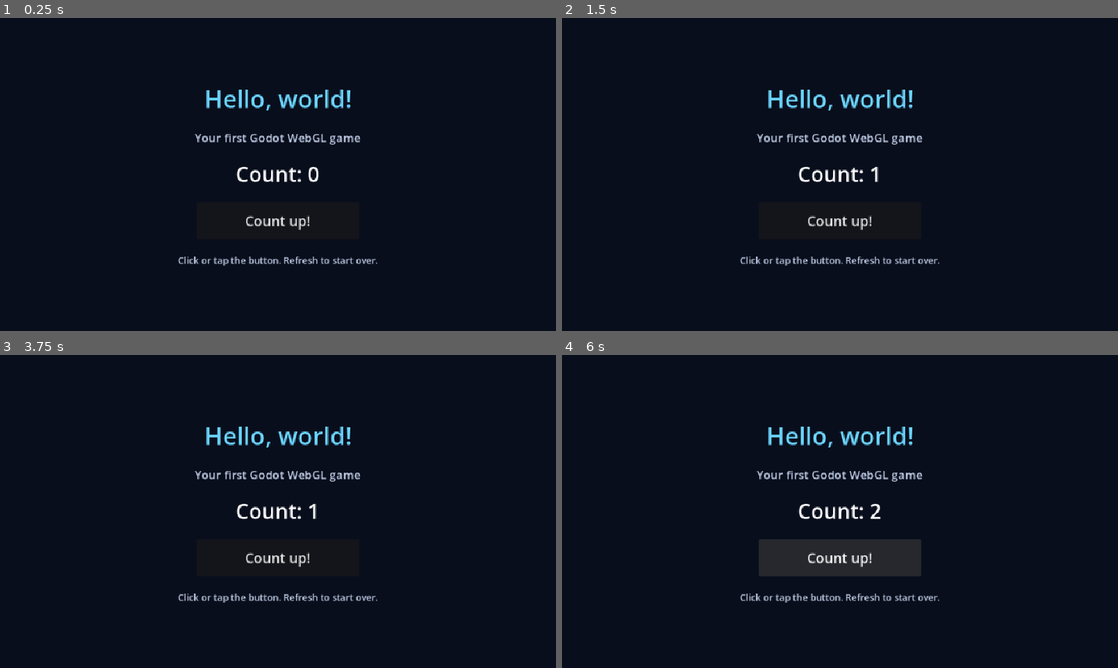
Above: before the commit, frames 1-4 (two rows, left to right).
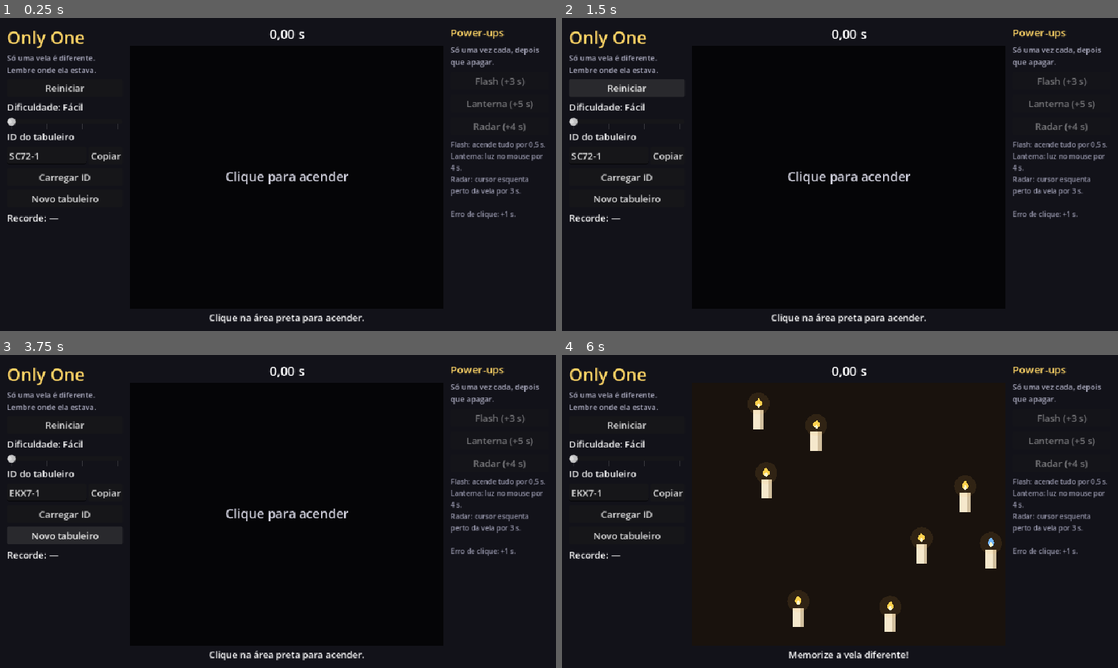
Above: after the commit, the same moments.

Repository: samhk222/samuca-game-jam
Game: Godot game, scene res://scenes/main.tscn
Same seed, same stepped clock (60 frames per second), same inputs: the game is played once before the commit and once after it.
Inputs (mouse positions are in pixels of both pictures, inside the frame that each line leads up to):
- Up to frame 1 (0.25 s): no input
- Up to frame 2 (1.5 s): click (840, 221) at 0.5 s, where only the run before the commit has a clickable "Count up!"; click (628, 86) at 1.25 s, where only the run after the commit has a clickable "Reiniciar"
- Up to frame 3 (3.75 s): click (105, 492) at 2 s, where only the run after the commit has a clickable "Copiar"; click (66, 514) at 2.75 s, where only the run after the commit has a clickable "Carregar ID"; click (66, 536) at 3.5 s, where only the run after the commit has a clickable "Novo tabuleiro"
- Up to frame 4 (6 s): click (628, 423) at 4.25 s, where only the run after the commit has a clickable "Reiniciar"; click (628, 423) at 5 s, where only the run after the commit has a clickable "Reiniciar"; click (840, 558) at 5.75 s, where only the run before the commit has a clickable "Count up!"

The runs differ from the first frame. In frame 1, 6.5% of the frame differs, in the area x 1-98%, y 3-98%; in frame 2, 7.5%; in frame 3, 7.5%; in frame 4, 12%.

Commit message:
feat: build Only One main scene with candle drawing and power-ups
Co-Authored-By: Claude Opus 5.5 <noreply@anthropic.com>

Diff:
--- a/scenes/main.tscn
+++ b/scenes/main.tscn
@@ -1,6 +1,7 @@
-[gd_scene load_steps=2 format=3]
+[gd_scene load_steps=3 format=3]
 
 [ext_resource path="res://scripts/main.gd" type="Script" id="1"]
+[ext_resource path="res://scripts/game/play_area.gd" type="Script" id="2"]
 
 [node name="Main" type="Control"]
 layout_mode = 3
@@ -19,52 +20,152 @@
 grow_horizontal = 2
 grow_vertical = 2
 mouse_filter = 2
-color = Color(0.035, 0.055, 0.11, 1)
+color = Color(0.07, 0.07, 0.1, 1)
 
-[node name="Center" type="CenterContainer" parent="."]
+[node name="Margin" type="MarginContainer" parent="."]
 layout_mode = 1
 anchors_preset = 15
 anchor_right = 1.0
 anchor_bottom = 1.0
 grow_horizontal = 2
 grow_vertical = 2
+theme_override_constants/margin_left = 12
+theme_override_constants/margin_top = 12
+theme_override_constants/margin_right = 12
+theme_override_constants/margin_bottom = 12
 
-[node name="Content" type="VBoxContainer" parent="Center"]
+[node name="Columns" type="HBoxContainer" parent="Margin"]
 layout_mode = 2
-theme_override_constants/separation = 24
+theme_override_constants/separation = 12
 
-[node name="Title" type="Label" parent="Center/Content"]
+[node name="Left" type="VBoxContainer" parent="Margin/Columns"]
+custom_minimum_size = Vector2(200, 0)
 layout_mode = 2
-theme_override_colors/font_color = Color(0.42, 0.84, 1, 1)
-theme_override_font_sizes/font_size = 42
-text = "Hello, world!"
+theme_override_constants/separation = 6
+
+[node name="Title" type="Label" parent="Margin/Columns/Left"]
+layout_mode = 2
+theme_override_colors/font_color = Color(1, 0.84, 0.4, 1)
+theme_override_font_sizes/font_size = 30
+text = "Only One"
+
+[node name="Tagline" type="Label" parent="Margin/Columns/Left"]
+layout_mode = 2
+theme_override_colors/font_color = Color(0.7, 0.7, 0.78, 1)
+theme_override_font_sizes/font_size = 13
+text = "Só uma vela é diferente. Lembre onde ela estava."
+autowrap_mode = 3
+
+[node name="RestartButton" type="Button" parent="Margin/Columns/Left"]
+layout_mode = 2
+text = "Reiniciar"
+
+[node name="LevelLabel" type="Label" parent="Margin/Columns/Left"]
+layout_mode = 2
+text = "Dificuldade: Fácil"
+
+[node name="LevelSlider" type="HSlider" parent="Margin/Columns/Left"]
+layout_mode = 2
+max_value = 3.0
+rounded = true
+tick_count = 4
+ticks_on_borders = true
+
+[node name="IdLabel" type="Label" parent="Margin/Columns/Left"]
+layout_mode = 2
+text = "ID do tabuleiro"
+
+[node name="IdRow" type="HBoxContainer" parent="Margin/Columns/Left"]
+layout_mode = 2
+
+[node name="IdEdit" type="LineEdit" parent="Margin/Columns/Left/IdRow"]
+layout_mode = 2
+size_flags_horizontal = 3
+max_length = 8
+
+[node name="CopyButton" type="Button" parent="Margin/Columns/Left/IdRow"]
+layout_mode = 2
+text = "Copiar"
+
+[node name="LoadButton" type="Button" parent="Margin/Columns/Left"]
+layout_mode = 2
+text = "Carregar ID"
+
+[node name="NewButton" type="Button" parent="Margin/Columns/Left"]
+layout_mode = 2
+text = "Novo tabuleiro"
+
+[node name="IdError" type="Label" parent="Margin/Columns/Left"]
+visible = false
+layout_mode = 2
+theme_override_colors/font_color = Color(1, 0.4, 0.35, 1)
+text = "ID inválido"
+
+[node name="RecordLabel" type="Label" parent="Margin/Columns/Left"]
+layout_mode = 2
+text = "Recorde: —"
+
+[node name="Center" type="VBoxContainer" parent="Margin/Columns"]
+layout_mode = 2
+size_flags_horizontal = 3
+
+[node name="TimerLabel" type="Label" parent="Margin/Columns/Center"]
+layout_mode = 2
+theme_override_font_sizes/font_size = 22
+text = "0,00 s"
 horizontal_alignment = 1
 
-[node name="Subtitle" type="Label" parent="Center/Content"]
+[node name="PlayArea" type="Control" parent="Margin/Columns/Center"]
 layout_mode = 2
-theme_override_colors/font_color = Color(0.75, 0.8, 0.9, 1)
-theme_override_font_sizes/font_size = 20
-text = "Your first Godot WebGL game"
+size_flags_vertical = 3
+script = ExtResource("2")
+
+[node name="StatusLabel" type="Label" parent="Margin/Columns/Center"]
+layout_mode = 2
+text = "Clique na área preta para acender."
 horizontal_alignment = 1
+autowrap_mode = 3
 
-[node name="Counter" type="Label" parent="Center/Content"]
+[node name="Right" type="VBoxContainer" parent="Margin/Columns"]
+custom_minimum_size = Vector2(170, 0)
 layout_mode = 2
-theme_override_font_sizes/font_size = 36
-text = "Count: 0"
-horizontal_alignment = 1
+theme_override_constants/separation = 8
 
-[node name="CountButton" type="Button" parent="Center/Content"]
-custom_minimum_size = Vector2(280, 64)
+[node name="PowerTitle" type="Label" parent="Margin/Columns/Right"]
 layout_mode = 2
-size_flags_horizontal = 4
-theme_override_font_sizes/font_size = 24
-text = "Count up!"
+theme_override_colors/font_color = Color(1, 0.84, 0.4, 1)
+theme_override_font_sizes/font_size = 18
+text = "Power-ups"
 
-[node name="Hint" type="Label" parent="Center/Content"]
+[node name="PowerHint" type="Label" parent="Margin/Columns/Right"]
 layout_mode = 2
-theme_override_colors/font_color = Color(0.75, 0.8, 0.9, 1)
-theme_override_font_sizes/font_size = 16
-text = "Click or tap the button. Refresh to start over."
-horizontal_alignment = 1
+theme_override_colors/font_color = Color(0.7, 0.7, 0.78, 1)
+theme_override_font_sizes/font_size = 13
+text = "Só uma vez cada, depois que apagar."
+autowrap_mode = 3
 
-[connection signal="pressed" from="Center/Content/CountButton" to="." method="_on_count_button_pressed"]
+[node name="FlashButton" type="Button" parent="Margin/Columns/Right"]
+layout_mode = 2
+tooltip_text = "Acende tudo por meio segundo."
+text = "Flash (+3 s)"
+
+[node name="LanternButton" type="Button" parent="Margin/Columns/Right"]
+layout_mode = 2
+tooltip_text = "Uma luz segue o mouse por 4 segundos."
+text = "Lanterna (+5 s)"
+
+[node name="RadarButton" type="Button" parent="Margin/Columns/Right"]
+layout_mode = 2
+tooltip_text = "Por 3 segundos o cursor fica vermelho perto da vela e azul longe."
+text = "Radar (+4 s)"
+
+[node name="PowerHelp" type="Label" parent="Margin/Columns/Right"]
+layout_mode = 2
+theme_override_colors/font_color = Color(0.6, 0.6, 0.68, 1)
+theme_override_font_sizes/font_size = 12
+text = "Flash: acende tudo por 0,5 s.
+Lanterna: luz no mouse por 4 s.
+Radar: cursor esquenta perto da vela por 3 s.
+
+Erro de clique: +1 s."
+autowrap_mode = 3
--- /dev/null
+++ b/scripts/game/candle_drawer.gd
@@ -0,0 +1,77 @@
+extends RefCounted
+## Draws one candle inside a box of `size` centered on `center`: wax body at the
+## bottom, wick and flame on top. `diff` is "" for a normal candle, or one of
+## the difficulty diffs for the unique candle.
+
+const WAX := Color(0.96, 0.91, 0.8)
+const WAX_SHADE := Color(0.82, 0.75, 0.62)
+const WICK := Color(0.12, 0.1, 0.08)
+const FLAME := Color(1.0, 0.82, 0.3)
+const FLAME_CORE := Color(1.0, 0.97, 0.8)
+const FLAME_BLUE := Color(0.45, 0.72, 1.0)
+const FLAME_ORANGE := Color(1.0, 0.52, 0.12)
+const GLOW := Color(1.0, 0.75, 0.35, 0.1)
+const DRIP := Color(0.85, 0.32, 0.22)
+const SMOKE := Color(0.6, 0.6, 0.65, 0.5)
+
+
+static func draw(ci: CanvasItem, center: Vector2, size: Vector2, diff: String, time: float) -> void:
+	var top_left := center - size / 2.0
+	var body_top := top_left.y + size.y * 0.4
+	var body := Rect2(top_left.x, body_top, size.x, size.y * 0.6)
+	ci.draw_rect(body, WAX)
+	ci.draw_rect(Rect2(body.position.x + body.size.x * 0.68, body.position.y, body.size.x * 0.32, body.size.y), WAX_SHADE)
+
+	if diff == "wax_drip":
+		var drip_x := body.position.x + body.size.x * 0.12
+		ci.draw_rect(Rect2(body.position.x, body_top, size.x, size.y * 0.06), DRIP)
+		ci.draw_rect(Rect2(drip_x, body_top, size.x * 0.3, size.y * 0.32), DRIP)
+		ci.draw_circle(Vector2(drip_x + size.x * 0.15, body_top + size.y * 0.32), size.x * 0.17, DRIP)
+
+	var wick_base := Vector2(center.x, body_top)
+	var wick_length := size.y * 0.09
+	var wick_dir := Vector2.UP
+	if diff == "wick_bent":
+		wick_dir = Vector2.UP.rotated(deg_to_rad(60.0))
+		wick_length *= 2.4
+	var wick_tip := wick_base + wick_dir * wick_length
+	ci.draw_line(wick_base, wick_tip, WICK, maxf(2.0, size.x * 0.14))
+
+	# The "no_wick" diff is an unlit candle: wick and a wisp of smoke, no flame.
+	if diff == "no_wick":
+		ci.draw_line(wick_tip, wick_tip + Vector2(size.x * 0.15, -size.y * 0.12), SMOKE, 1.5)
+		ci.draw_line(wick_tip + Vector2(size.x * 0.15, -size.y * 0.12), wick_tip + Vector2(-size.x * 0.05, -size.y * 0.24), SMOKE, 1.5)
+		return
+
+	var flame_color := FLAME
+	var angle := sin(time * 7.0 + center.x * 0.13) * 0.06
+	match diff:
+		"flame_blue":
+			flame_color = FLAME_BLUE
+		"flame_orange":
+			flame_color = FLAME_ORANGE
+		"flame_tilted":
+			angle += deg_to_rad(28.0)
+	if diff == "wick_bent":
+		angle += deg_to_rad(35.0)
+	var flame_base := wick_tip
+	ci.draw_circle(flame_base + Vector2.UP * size.y * 0.12, size.x * 1.0, GLOW)
+	ci.draw_colored_polygon(_flame_points(flame_base, size.x * 0.42, size.y * 0.3, angle), flame_color)
+	ci.draw_colored_polygon(_flame_points(flame_base, size.x * 0.2, size.y * 0.15, angle), FLAME_CORE)
+
+
+## Teardrop pointing up from `base`, rotated by `angle` around the base.
+static func _flame_points(base: Vector2, half_width: float, height: float, angle: float) -> PackedVector2Array:
+	var points := PackedVector2Array()
+	var steps := 14
+	for i in steps + 1:
+		var t := float(i) / steps
+		var y := -t * height
+		var x := half_width * sin(t * PI) * (1.0 - t * 0.55)
+		points.append(base + Vector2(x, y).rotated(angle))
+	for i in range(steps - 1, 0, -1):
+		var t := float(i) / steps
+		var y := -t * height
+		var x := -half_width * sin(t * PI) * (1.0 - t * 0.55)
+		points.append(base + Vector2(x, y).rotated(angle))
+	return points
--- /dev/null
+++ b/scripts/game/play_area.gd
@@ -0,0 +1,135 @@
+extends Control
+## The central board: draws candles, darkness and power-up effects, and turns
+## clicks into round actions.
+
+signal finished(total: float, misses: int)
+signal miss_clicked
+signal state_changed
+
+const RoundState := preload("res://scripts/game/round_state.gd")
+const BoardGenerator := preload("res://scripts/game/board_generator.gd")
+const CandleDrawer := preload("res://scripts/game/candle_drawer.gd")
+const Powerups := preload("res://scripts/game/powerups.gd")
+
+const LANTERN_RADIUS := 70.0
+const MISS_MARK_TIME := 0.4
+const BACKGROUND := Color(0.02, 0.02, 0.03)
+const LIT_BACKGROUND := Color(0.1, 0.07, 0.05)
+
+var state: RoundState
+## Power-up id -> seconds of effect left.
+var _effects := {}
+## Each miss mark: {pos: Vector2, left: float}.
+var _miss_marks: Array[Dictionary] = []
+var _time := 0.0
+
+
+func _ready() -> void:
+	clip_contents = true
+	mouse_filter = Control.MOUSE_FILTER_STOP
+
+
+func start_round(board: Dictionary) -> void:
+	state = RoundState.new(board)
+	_effects.clear()
+	_miss_marks.clear()
+	state_changed.emit()
+	queue_redraw()
+
+
+func activate_powerup(id: String) -> bool:
+	if state == null or not state.use_powerup(id):
+		return false
+	_effects[id] = Powerups.by_id(id).duration
+	state_changed.emit()
+	return true
+
+
+func _process(delta: float) -> void:
+	_time += delta
+	if state == null:
+		return
+	var before := state.phase
+	state.tick(delta)
+	for id in _effects.keys():
+		_effects[id] -= delta
+		if _effects[id] <= 0.0:
+			_effects.erase(id)
+	for mark in _miss_marks:
+		mark.left -= delta
+	_miss_marks = _miss_marks.filter(func(mark): return mark.left > 0.0)
+	if state.phase != before:
+		state_changed.emit()
+	queue_redraw()
+
+
+func _gui_input(event: InputEvent) -> void:
+	if state == null:
+		return
+	if not (event is InputEventMouseButton and event.pressed and event.button_index == MOUSE_BUTTON_LEFT):
+		return
+	accept_event()
+	if state.phase == RoundState.Phase.WAITING:
+		state.light_up()
+		state_changed.emit()
+		return
+	match state.click(event.position / size, size):
+		"miss":
+			_miss_marks.append({"pos": event.position, "left": MISS_MARK_TIME})
+			miss_clicked.emit()
+		"hit":
+			_effects.clear()
+			finished.emit(state.total_time(), state.misses)
+			state_changed.emit()
+
+
+func _draw() -> void:
+	if state == null:
+		draw_rect(Rect2(Vector2.ZERO, size), BACKGROUND)
+		return
+	var phase := state.phase
+	var show_all := phase == RoundState.Phase.LIT or phase == RoundState.Phase.DONE or _effects.has("flash")
+	draw_rect(Rect2(Vector2.ZERO, size), LIT_BACKGROUND if show_all else BACKGROUND)
+
+	if phase == RoundState.Phase.WAITING:
+		_draw_centered_text("Clique para acender", 22, Color(0.85, 0.85, 0.9))
+		return
+
+	var mouse := get_local_mouse_position()
+	var lantern := _effects.has("lantern")
+	if lantern and not show_all:
+		draw_circle(mouse, LANTERN_RADIUS, Color(1.0, 0.85, 0.5, 0.08))
+		draw_arc(mouse, LANTERN_RADIUS, 0.0, TAU, 48, Color(1.0, 0.85, 0.5, 0.25), 1.5)
+
+	var candle_size := BoardGenerator.CANDLE_SIZE_NORM * size
+	var candles: Array = state.board.candles
+	for i in candles.size():
+		var center: Vector2 = candles[i] * size
+		if not show_all and not (lantern and center.distance_to(mouse) <= LANTERN_RADIUS):
+			continue
+		var diff: String = state.board.diff if i == state.board.unique_index else ""
+		CandleDrawer.draw(self, center, candle_size, diff, _time + i)
+
+	if phase == RoundState.Phase.DONE:
+		var unique_center: Vector2 = candles[state.board.unique_index] * size
+		draw_arc(unique_center, candle_size.y * 0.75, 0.0, TAU, 48, Color(0.4, 1.0, 0.5), 3.0)
+
+	if _effects.has("radar") and phase == RoundState.Phase.DARK:
+		var unique_center: Vector2 = candles[state.board.unique_index] * size
+		var closeness := clampf(1.0 - mouse.distance_to(unique_center) / (size.length() * 0.45), 0.0, 1.0)
+		var color := Color(0.3, 0.55, 1.0).lerp(Color(1.0, 0.2, 0.15), closeness)
+		draw_arc(mouse, 14.0, 0.0, TAU, 32, color, 4.0)
+		draw_circle(mouse, 5.0, color)
+
+	for mark in _miss_marks:
+		var alpha: float = mark.left / MISS_MARK_TIME
+		var p: Vector2 = mark.pos
+		var c := Color(1.0, 0.25, 0.2, alpha)
+		draw_line(p + Vector2(-7, -7), p + Vector2(7, 7), c, 3.0)
+		draw_line(p + Vector2(-7, 7), p + Vector2(7, -7), c, 3.0)
+
+
+func _draw_centered_text(text: String, font_size: int, color: Color) -> void:
+	var font := get_theme_default_font()
+	var text_size := font.get_string_size(text, HORIZONTAL_ALIGNMENT_LEFT, -1, font_size)
+	draw_string(font, Vector2((size.x - text_size.x) / 2.0, (size.y + text_size.y / 2.0) / 2.0), text, HORIZONTAL_ALIGNMENT_LEFT, -1, font_size, color)
--- a/scripts/main.gd
+++ b/scripts/main.gd
@@ -1,10 +1,105 @@
 extends Control
 
-var count: int = 0
+const BoardId := preload("res://scripts/game/board_id.gd")
+const BoardGenerator := preload("res://scripts/game/board_generator.gd")
+const Difficulty := preload("res://scripts/game/difficulty.gd")
+const Records := preload("res://scripts/game/records.gd")
+const RoundState := preload("res://scripts/game/round_state.gd")
 
-@onready var counter_label: Label = $Center/Content/Counter
+var records := Records.new()
+var current_seed := 0
+var current_level := 0
+var current_id := ""
+
+@onready var play_area: Control = $Margin/Columns/Center/PlayArea
+@onready var timer_label: Label = $Margin/Columns/Center/TimerLabel
+@onready var status_label: Label = $Margin/Columns/Center/StatusLabel
+@onready var level_label: Label = $Margin/Columns/Left/LevelLabel
+@onready var level_slider: HSlider = $Margin/Columns/Left/LevelSlider
+@onready var id_edit: LineEdit = $Margin/Columns/Left/IdRow/IdEdit
+@onready var id_error: Label = $Margin/Columns/Left/IdError
+@onready var record_label: Label = $Margin/Columns/Left/RecordLabel
+@onready var powerup_buttons := {
+	"flash": $Margin/Columns/Right/FlashButton,
+	"lantern": $Margin/Columns/Right/LanternButton,
+	"radar": $Margin/Columns/Right/RadarButton,
+}
 
 
-func _on_count_button_pressed() -> void:
-	count += 1
-	counter_label.text = "Count: %d" % count
+func _ready() -> void:
+	randomize()
+	$Margin/Columns/Left/RestartButton.pressed.connect(func(): _load_board(current_seed, current_level))
+	$Margin/Columns/Left/NewButton.pressed.connect(func(): _load_board(BoardId.random_seed(), current_level))
+	$Margin/Columns/Left/LoadButton.pressed.connect(_load_typed_id)
+	$Margin/Columns/Left/IdRow/CopyButton.pressed.connect(func(): DisplayServer.clipboard_set(current_id))
+	id_edit.text_submitted.connect(func(_text): _load_typed_id())
+	level_slider.value_changed.connect(func(value): _load_board(current_seed, int(value)))
+	for id in powerup_buttons:
+		powerup_buttons[id].pressed.connect(play_area.activate_powerup.bind(id))
+	play_area.state_changed.connect(_on_state_changed)
+	play_area.miss_clicked.connect(func(): status_label.text = "Errou! +1 s")
+	play_area.finished.connect(_on_finished)
+	_load_board(BoardId.random_seed(), 0)
+
+
+func _process(_delta: float) -> void:
+	var state: RoundState = play_area.state
+	if state == null:
+		return
+	var text := _format_time(state.total_time())
+	if state.penalty > 0.0:
+		text += "  (penalidade +%s)" % _format_time(state.penalty)
+	timer_label.text = text
+	for id in powerup_buttons:
+		powerup_buttons[id].disabled = state.phase != RoundState.Phase.DARK or state.used.has(id)
+
+
+## Starting a board always aborts the current round without saving.
+func _load_board(seed: int, level: int) -> void:
+	current_seed = seed
+	current_level = level
+	current_id = BoardId.encode(seed, level)
+	id_edit.text = current_id
+	id_error.visible = false
+	level_slider.set_value_no_signal(level)
+	level_label.text = "Dificuldade: %s" % Difficulty.LEVEL_NAMES[level]
+	_update_record()
+	play_area.start_round(BoardGenerator.generate(seed, level))
+
+
+func _load_typed_id() -> void:
+	var decoded := BoardId.decode(id_edit.text)
+	if not decoded.ok:
+		id_error.visible = true
+		return
+	_load_board(decoded.seed, decoded.level)
+
+
+func _on_state_changed() -> void:
+	var state: RoundState = play_area.state
+	match state.phase:
+		RoundState.Phase.WAITING:
+			status_label.text = "Clique na área preta para acender."
+		RoundState.Phase.LIT:
+			status_label.text = "Memorize a vela diferente!"
+		RoundState.Phase.DARK:
+			status_label.text = "Clique onde estava a vela diferente."
+
+
+func _on_finished(total: float, misses: int) -> void:
+	var text := "Achou! %s" % _format_time(total)
+	if misses > 0:
+		text += " (%d %s)" % [misses, "erro" if misses == 1 else "erros"]
+	if records.submit(current_id, total):
+		text += " — Novo recorde!"
+	status_label.text = text
+	_update_record()
+
+
+func _update_record() -> void:
+	var best := records.best(current_id)
+	record_label.text = "Recorde: —" if best < 0.0 else "Recorde: %s" % _format_time(best)
+
+
+func _format_time(seconds: float) -> String:
+	return ("%.2f s" % seconds).replace(".", ",")
Not shown, added: scripts/game/candle_drawer.gd.uid
Not shown, added: scripts/game/play_area.gd.uid
Not shown, added: scripts/game/records.gd.uid
Not shown, added: scripts/game/round_state.gd.uid
Not shown, added: tests/test_round_state.gd.uid
